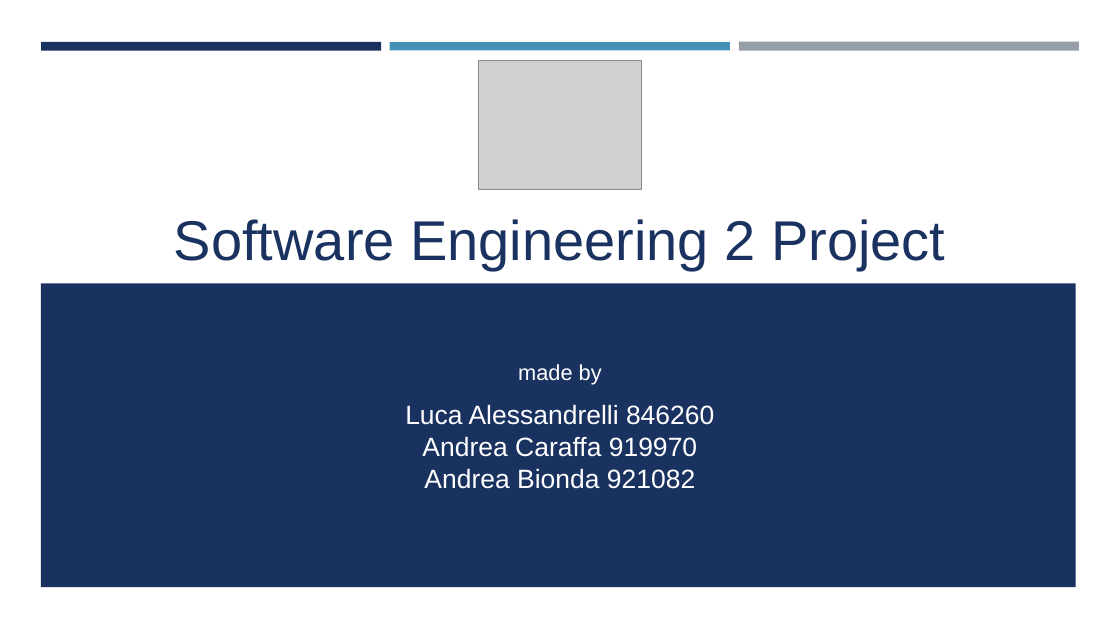
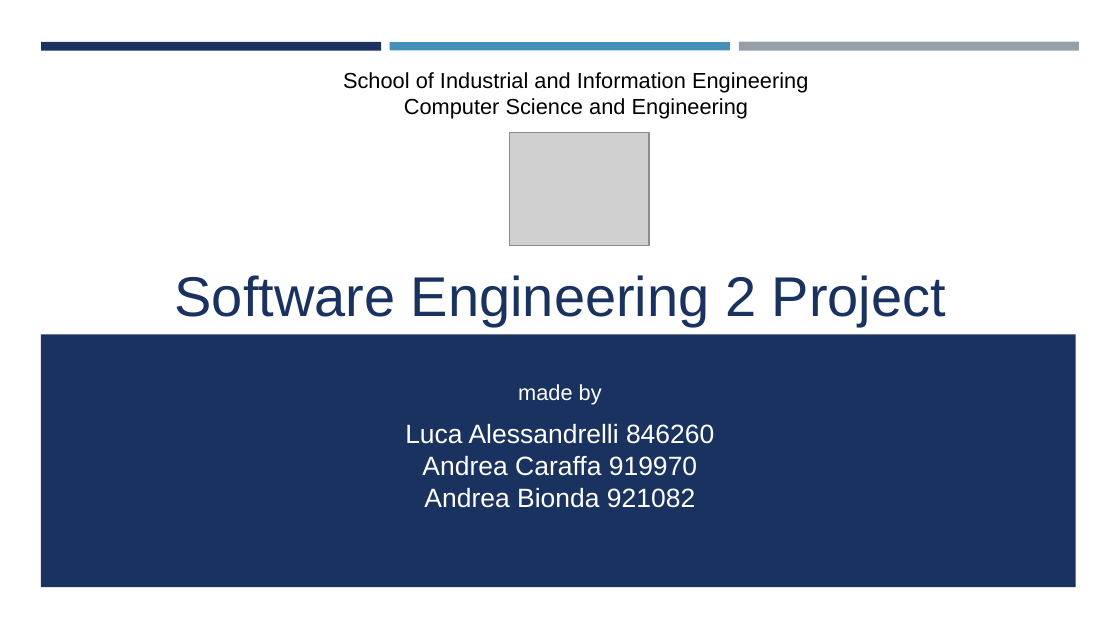
Before and after one commit to lucaalessandrelli/trackme, a slide deck: slide 1 of SEProject.pptx. Drawn at 1120x630 pixels with LibreOffice and Linux fonts; fonts in the diff are those of the drawing; grey boxes stand for pictures. Boxes give left, top, right and bottom in pixels: in the first picture for what was removed or moved away, otherwise in the second. Text is boxed around its words. In the diff, an @@ line names an element or a change of style, - is before the commit and + after.

```diff
--- a/SEProject.pptx
+++ b/SEProject.pptx
@@ text added at <box>343,72,808,119</box>, 14 pt, text #000000 @@
+School of Industrial and Information Engineering
+Computer Science and Engineering
@@ picture: place and size @@
-picture at <box>478,60,641,190</box>
+picture at <box>510,133,650,246</box>
@@ title "Software Engineering 2 Project": place and size @@
-title "Software Engineering 2 Project" at <box>174,219,945,270</box>
+title "Software Engineering 2 Project" at <box>32,253,1090,335</box>
@@ title "Software Engineering 2 Project" at <box>32,253,1090,335</box>: fill none to #FFFFFF @@
@@ subtitle "made by": place and size @@
-subtitle "made by" at <box>405,364,714,489</box>
+subtitle "made by" at <box>405,384,714,508</box>
```
Also in this commit, not shown: 2 other slides changed.
